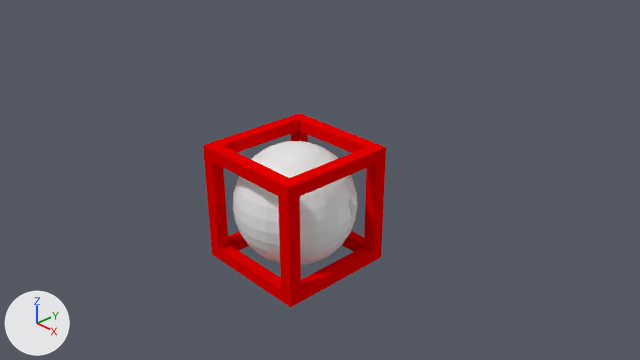
Renders of the Blender file Assets/Blender/Items.blend from each side of a commit.
The view is the same before and after, from the file's camera 'Camera'. Every picture has the same lights, and +X, +Y and +Z are marked at lower left.

The first picture shows 'Cursor', 'Sphere', 'Suzanne'.
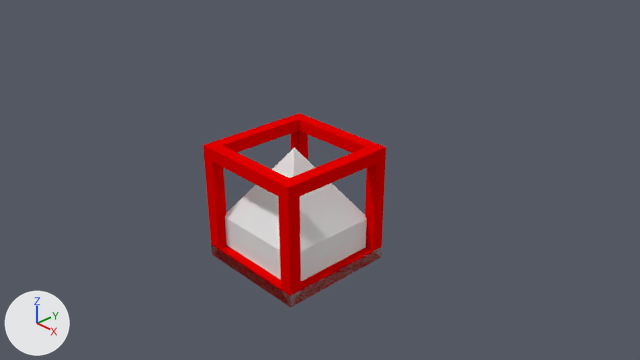
Changed parts and their boxes (x1, y1, x2, y2) in the pictures (640 x 360 px):
'Totem', added: after (211, 148, 381, 306)
'Sphere', hidden: before (233, 141, 358, 266)
'Suzanne', hidden: before (347, 195, 357, 215)

What changed in the scene script:
```text
Add me_plane:
    me_plane.from_pydata([(-1.0, -1.0, -0.79), (1.0, -1.0, -0.79), (-1.0, 1.0, -0.79), (1.0, 1.0, -0.79), (-0.84, 0.84, -0.79), (-0.84, -0.84, -0.79), (0.84, -0.84, -0.79), (0.84, 0.84, -0.79), (-1.0, -1.0, -1.0), (1.0, -1.0, -1.0), (-1.0, 1.0, -1.0), (1.0, 1.0, -1.0), (-0.84, 0.84, -0.26), (-0.84, -0.84, -0.26), (0.84, -0.84, -0.26), (0.84, 0.84, -0.26), (0.0, 0.0, 0.98)], [], [(6, 7, 15, 14), (5, 4, 2, 0), (6, 5, 0, 1), (7, 6, 1, 3), (4, 7, 3, 2), (3, 1, 9, 11), (0, 2, 10, 8), (2, 3, 11, 10), (1, 0, 8, 9), (10, 11, 9, 8), (14, 15, 16), (4, 5, 13, 12), (7, 4, 12, 15), (5, 6, 14, 13), (12, 13, 16), (15, 12, 16), (13, 14, 16)])
Change ob_sphere:
    add ob_sphere.hide_set(True)
Change ob_suzanne:
    add ob_suzanne.hide_set(True)
Add ob_totem:
    ob_totem = bpy.data.objects.new('Totem', me_plane)
    ob_totem.location = (0.0, 0.0, 0.0)
```
